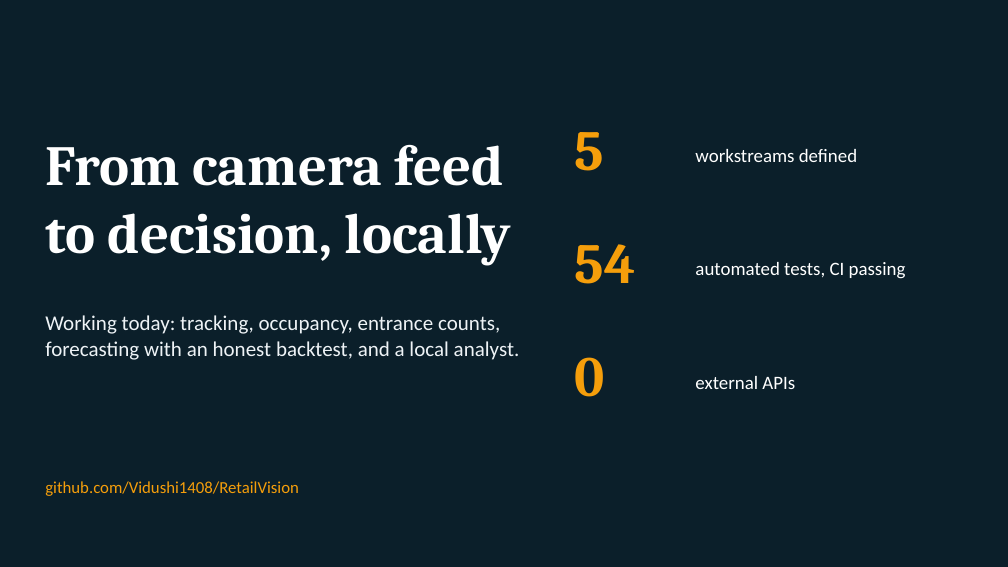
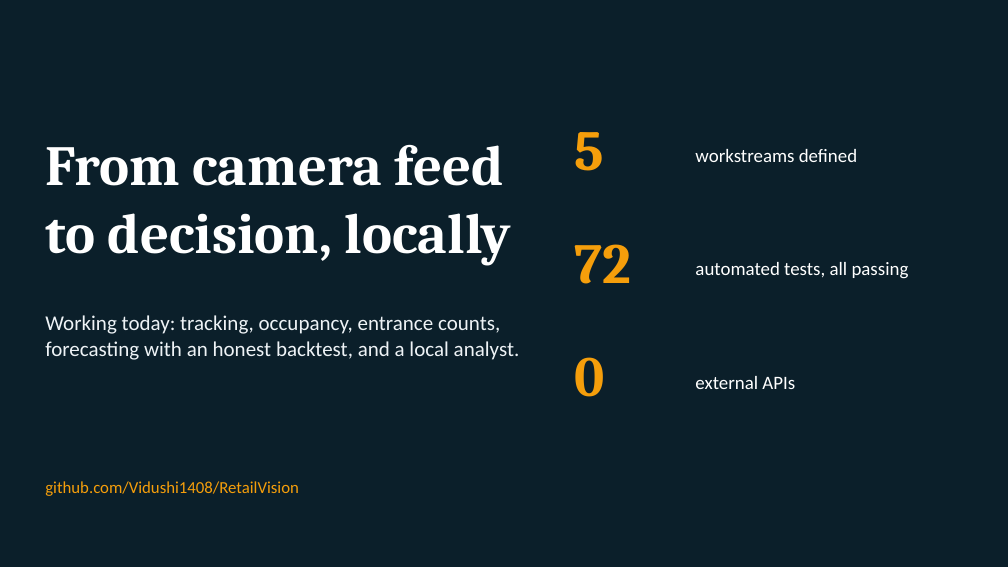
Before and after one commit to Vidushi1408/RetailVision, a slide deck: slide 10 of docs/RetailVision_presentation.pptx. Drawn at 1008x567 pixels with LibreOffice and Linux fonts; fonts in the diff are those of the drawing. Boxes give left, top, right and bottom in pixels: in the first picture for what was removed or moved away, otherwise in the second. Text is boxed around its words. In the diff, an @@ line names an element or a change of style, - is before the commit and + after.

```diff
--- a/docs/RetailVision_presentation.pptx
+++ b/docs/RetailVision_presentation.pptx
@@ text at <box>575,244,632,284</box>: text changed @@
-54
+72
@@ text at <box>695,262,909,279</box>: text changed @@
-automated tests, CI passing
+automated tests, all passing
```
Also in this commit, not shown: 1 other slide changed, 13 other files.
